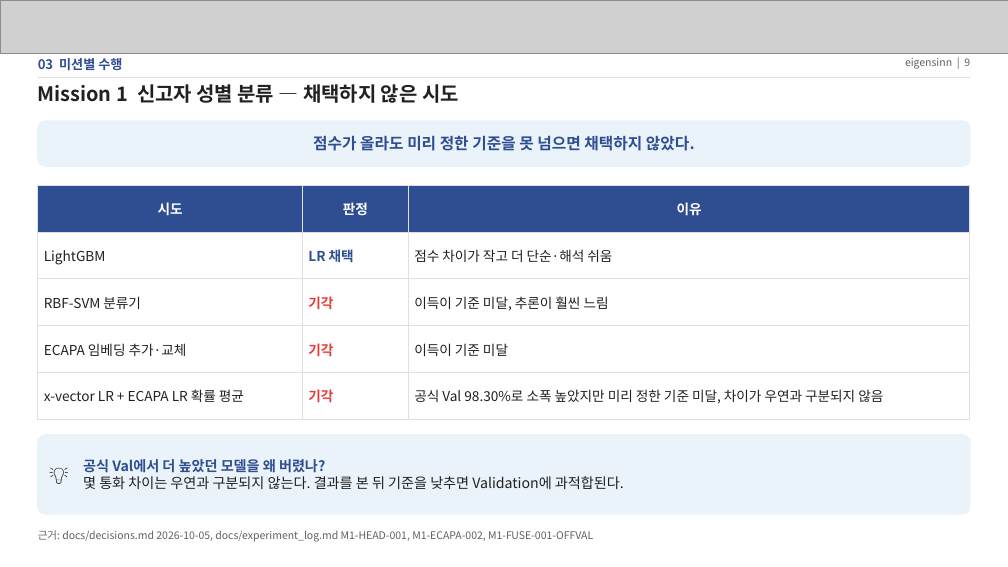
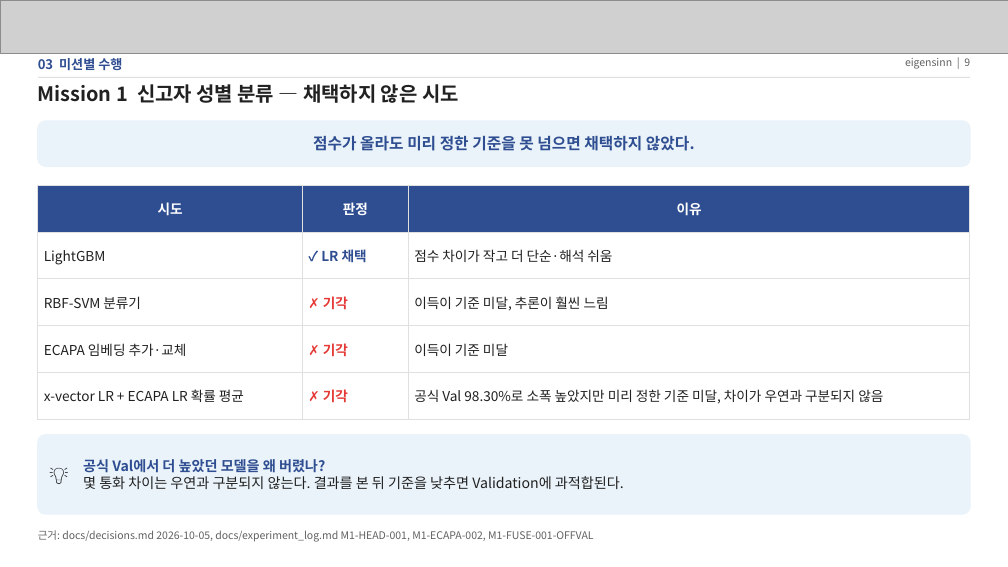
Before and after one commit to eigensinn-dcc2026/prelim, a slide deck: slide 9 of ppt/DCC2026_예선_결과정리.pptx. Drawn at 1008x567 pixels with LibreOffice and Linux fonts; fonts in the diff are those of the drawing; grey boxes stand for pictures. Boxes give left, top, right and bottom in pixels: in the first picture for what was removed or moved away, otherwise in the second. Text is boxed around its words. In the diff, an @@ line names an element or a change of style, - is before the commit and + after.

```diff
--- a/ppt/DCC2026_예선_결과정리.pptx
+++ b/ppt/DCC2026_예선_결과정리.pptx
@@ table at (38, 185, 970, 408) @@
-row 2, column 2: LR 채택
+row 2, column 2: ✓ LR 채택
-row 3, column 2: 기각
+row 3, column 2: ✗ 기각
-row 4, column 2: 기각
+row 4, column 2: ✗ 기각
-row 5, column 2: 기각
+row 5, column 2: ✗ 기각
```
Also in this commit, not shown: 14 other slides changed, 38 other files.
